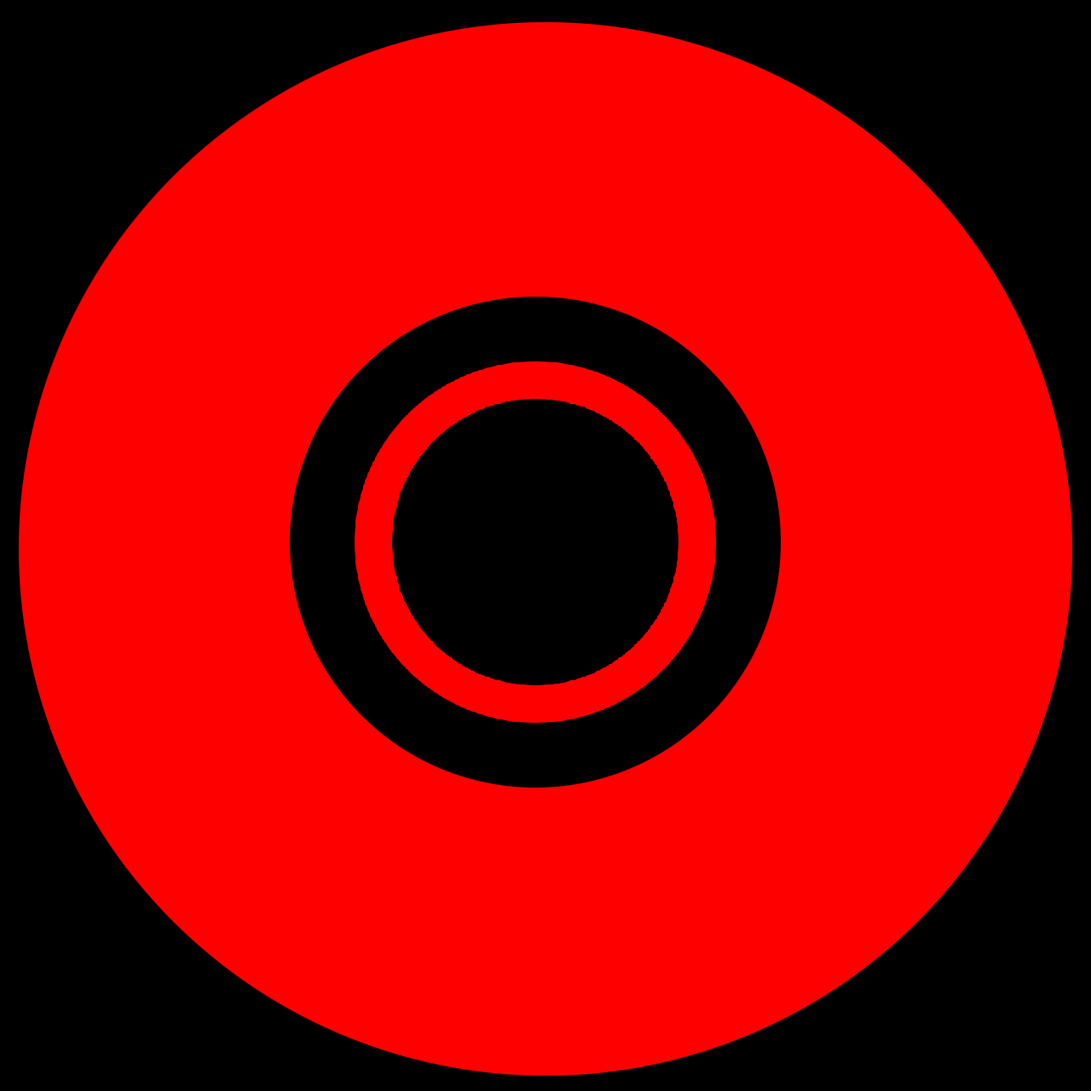
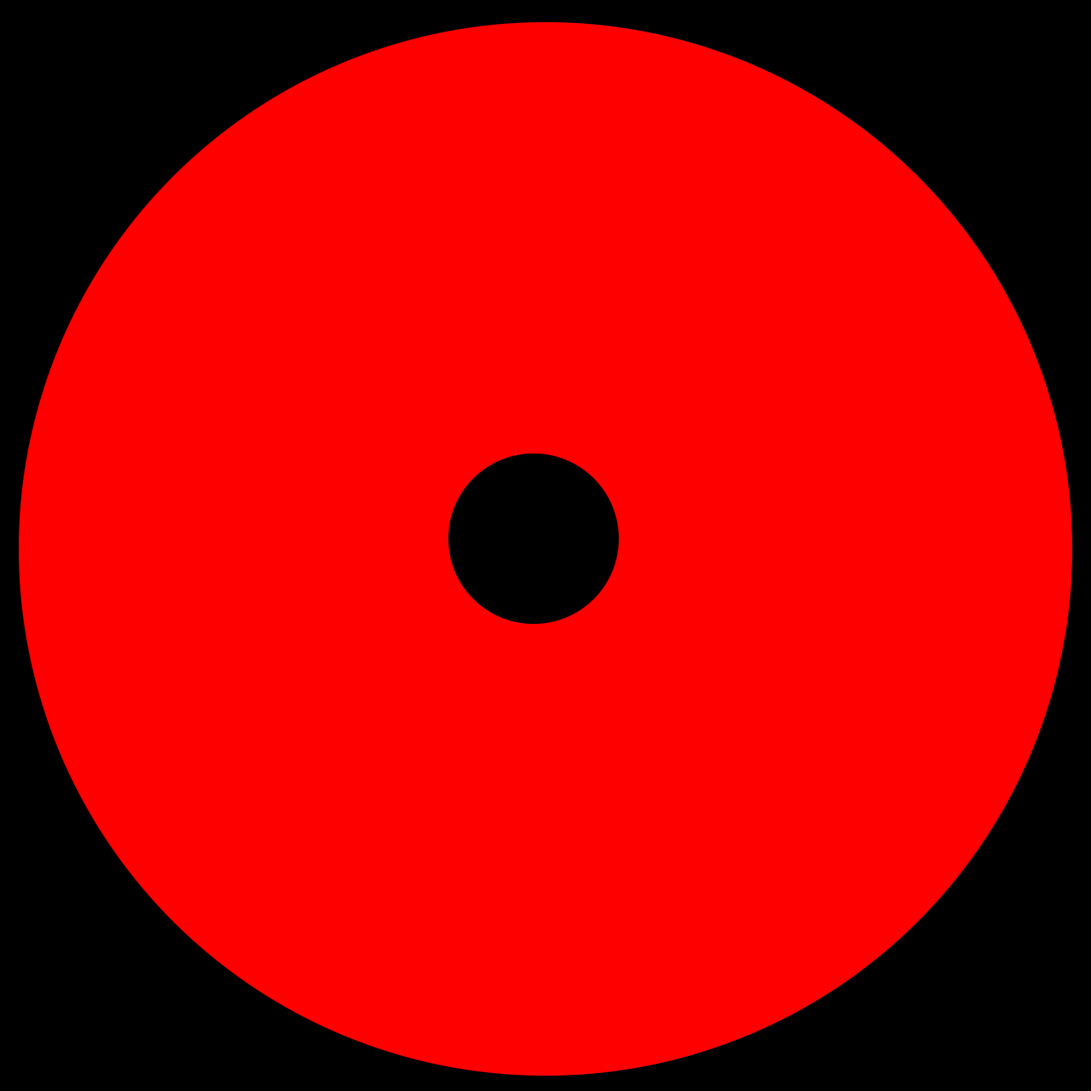
The second 1091 x 1091 image is a revision of the first. Changes to its layers:
hid "Layer 3 copy 2" over <box>289,296,782,788</box>
